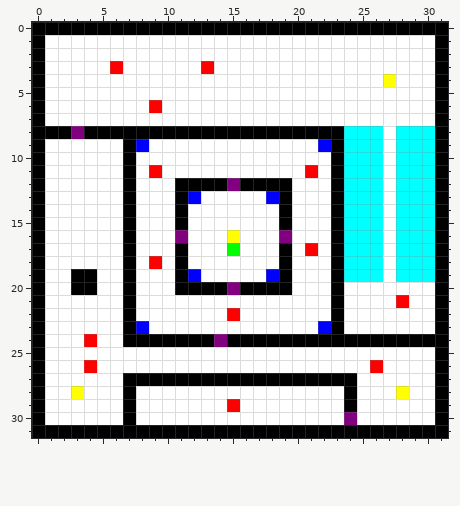
A pixel-art sprite gets an edit: assets/maps/map6.png. That is the earlier state.
The file is 32x32 pixels.
The same view after the edit:
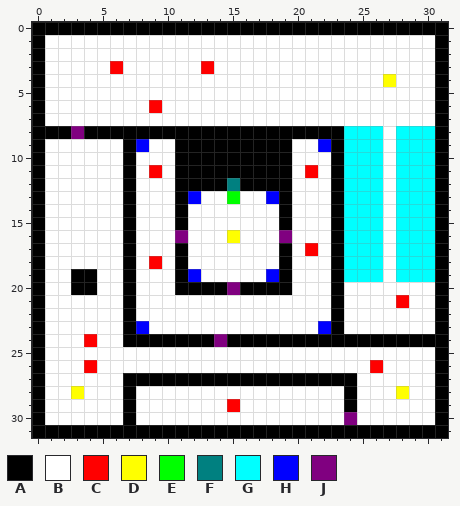
Palette (. is transparent): A #000000  B #ffffff  C #ff0000  D #ffff00  E #00ff00  F #008080  G #00ffff  H #0000ff  J #800080
From old to new:
y 9..11: x 11..19 BBBBBBBBB -> AAAAAAAAA
y 12: x 15 J -> F
y 13: x 15 B -> E
y 17: x 15 E -> B
y 22: x 15 C -> B
